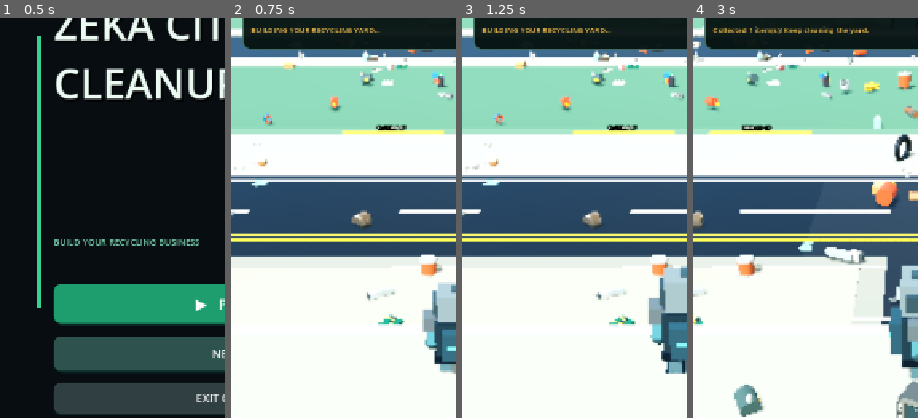
Above: before the commit, frames 1-4 (left to right).
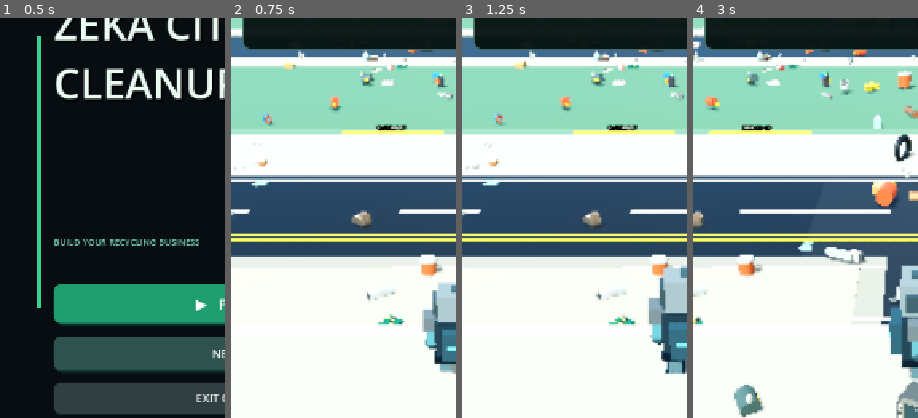
Above: after the commit, the same moments.

Repository: zekainstabot/trash-empire
Game: Godot game, scene res://Scenes/Main.tscn
Two runs of this game, one before a commit and one after it. Both use one fixed random seed, a clock stepped at 60 frames per second and the inputs below.
Inputs (mouse positions are % of the whole screen's width and height, from its top left):
- Up to frame 1 (0.5 s): no input
- Up to frame 2 (0.75 s): click "▶ PLAY" at 0.5 s
- Up to frame 3 (1.25 s): no input
- Up to frame 4 (3 s): move the mouse to (72, 45) at 1.27 s; hold D (move_right) 1.28-2 s; click (72, 45) at 1.42 s; drag from (30, 55) to (45, 70) at 2.02 s; click "COLLECT" at 2.75 s
The pictures show only the part of the screen within x 0-50%, y 17-67%; the shares and areas given below are measured in that part.

Frame 1 is identical in both runs. In frame 2, 0.5% of the frame differs, in the area x 8-67%, y 2-4%; in frame 3, 0.5%; in frame 4, 0.7%, in the area x 8-79%, y 2-4%.

Commit message:
Disable temporary toast messages below mission panel

Diff:
--- a/Scripts/main.gd
+++ b/Scripts/main.gd
@@ -4712,18 +4712,10 @@
 	_update_missions()
 
 func _set_message(value: String) -> void:
-	if not is_instance_valid(message_label):
-		return
-	message_label.text = value
-	message_label.visible = not value.is_empty()
-	if value.is_empty():
-		return
-	var toast_tween := create_tween()
-	toast_tween.tween_interval(3.2)
-	toast_tween.tween_callback(func():
-		if is_instance_valid(message_label) and message_label.text == value:
-			message_label.visible = false
-	)
+	# Temporary yellow toast messages below the mission panel are disabled.
+	if is_instance_valid(message_label):
+		message_label.text = ""
+		message_label.visible = false
 
 
 func _mission_is_complete(stage: int) -> bool:
